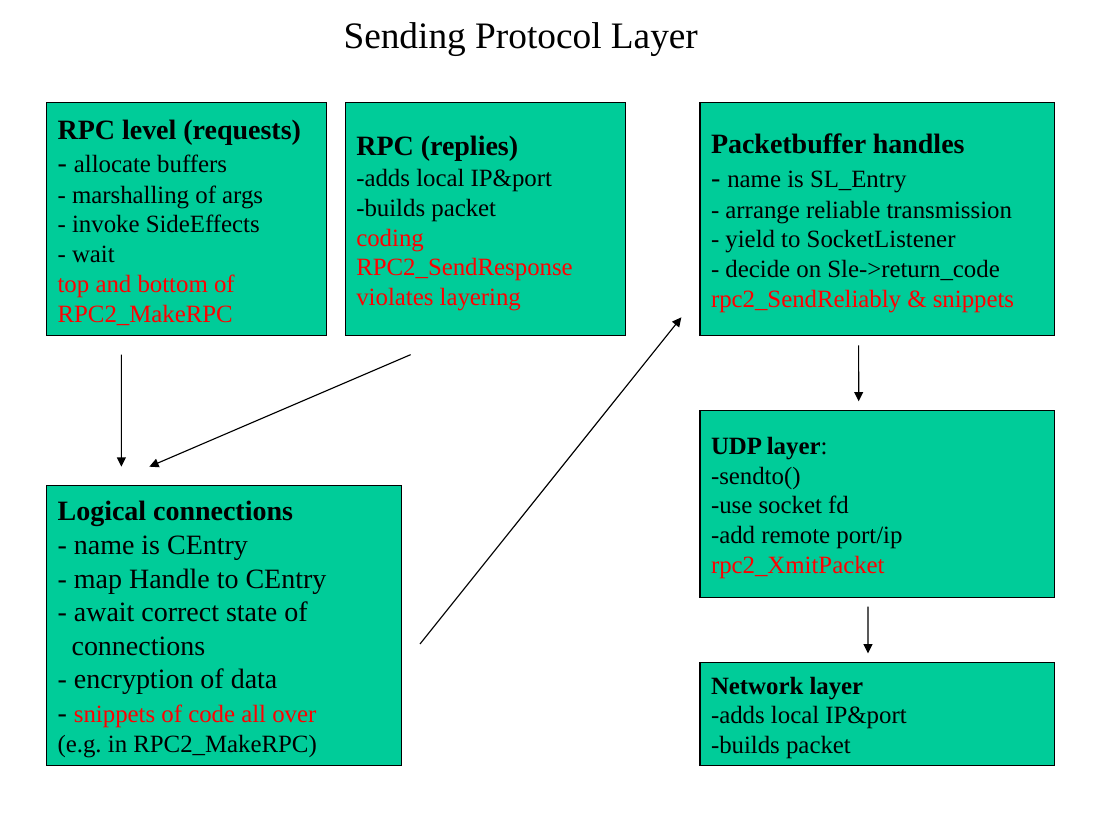
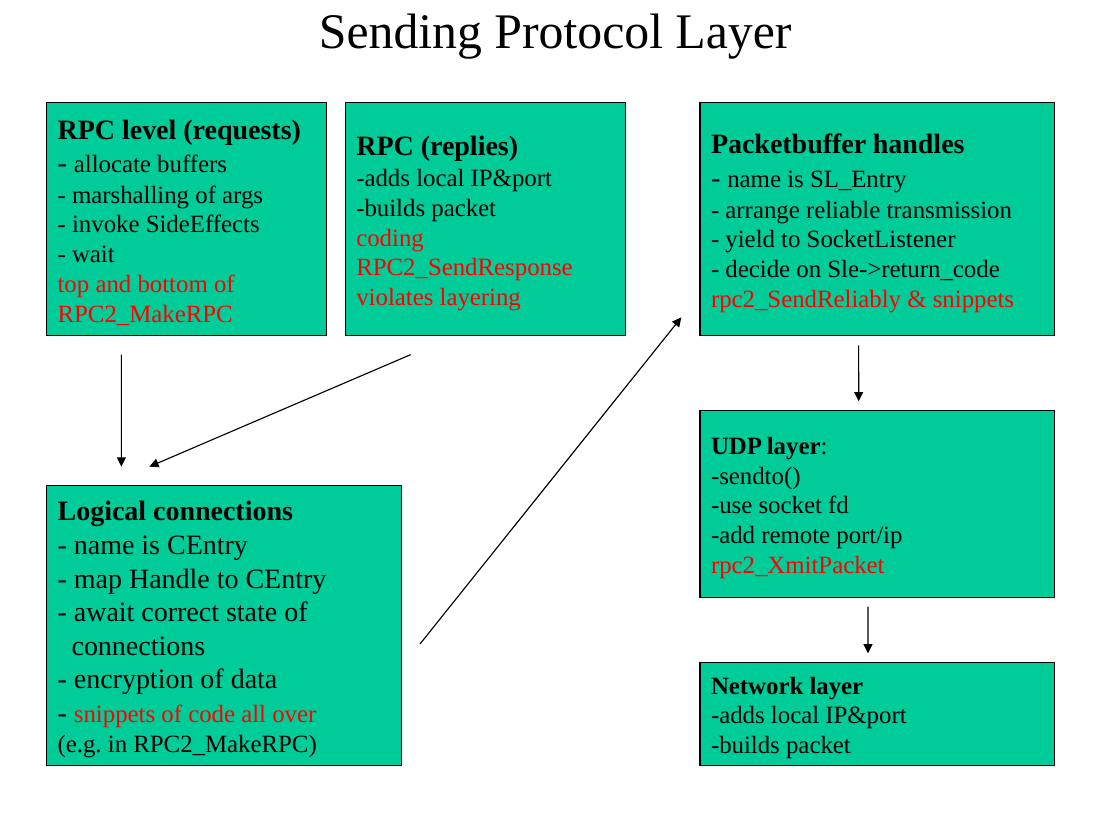
Before and after one commit to cmusatyalab/coda-doc, a slide deck: slide 8 of internals/rpc2/rpc2.ppt (slide 7 before the commit). Drawn at 1120x840 pixels with LibreOffice and Linux fonts; fonts in the diff are those of the drawing. Boxes give left, top, right and bottom in pixels: in the first picture for what was removed or moved away, otherwise in the second. Text is boxed around its words. In the diff, an @@ line names an element or a change of style, - is before the commit and + after.

```diff
--- a/internals/rpc2/rpc2.ppt
+++ b/internals/rpc2/rpc2.ppt
@@ text "Sending Protocol Layer": place and size @@
-text "Sending Protocol Layer" at (344, 22, 698, 55)
+text "Sending Protocol Layer" at (319, 13, 791, 58)
@@ text "Sending Protocol Layer" at (319, 13, 791, 58): size 24 to 32 pt @@
```
Also in this commit, not shown: 4 other slides changed, 2 slides added.
